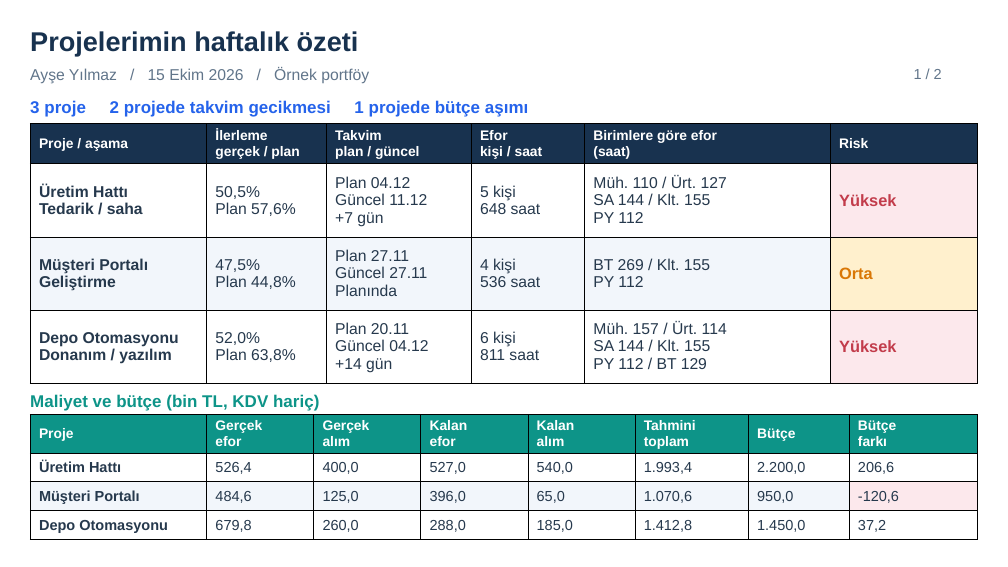
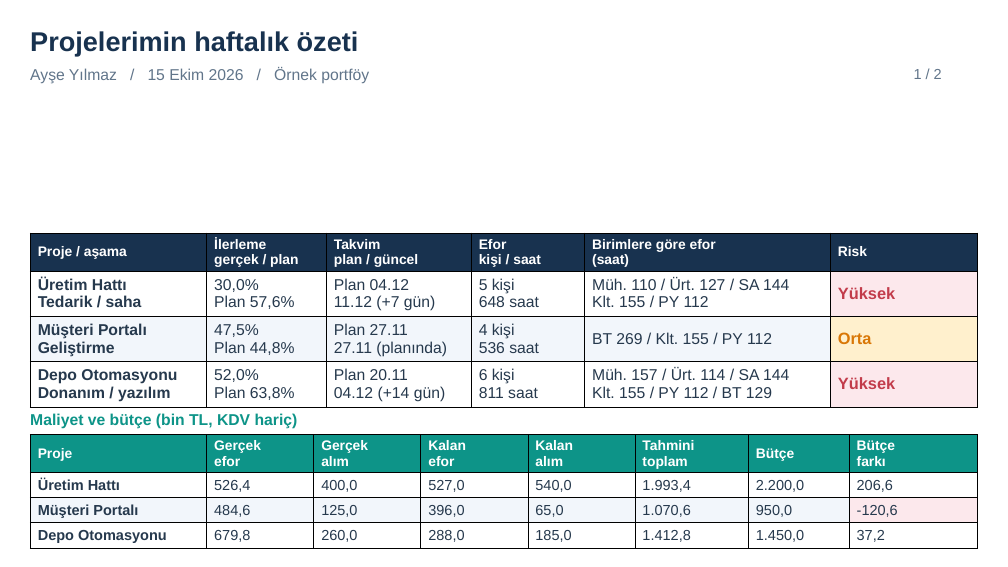
Before and after one commit to ermvrs/proje-takvimi, a slide deck: slide 1 of Proje_Sunumu.pptx. Drawn at 1008x567 pixels with LibreOffice and Linux fonts; fonts in the diff are those of the drawing. Boxes give left, top, right and bottom in pixels: in the first picture for what was removed or moved away, otherwise in the second. Text is boxed around its words. In the diff, an @@ line names an element or a change of style, - is before the commit and + after.

```diff
--- a/Proje_Sunumu.pptx
+++ b/Proje_Sunumu.pptx
@@ text removed at bbox=[30, 100, 528, 117] @@
-3 proje 2 projede takvim gecikmesi 1 projede bütçe aşımı
@@ table at bbox=[30, 233, 978, 407] @@
-row 2, column 2: 50,5% / Plan 57,6%
+row 2, column 2: 30,0% / Plan 57,6%
-row 2, column 3: Plan 04.12 / Güncel 11.12 / +7 gün
+row 2, column 3: Plan 04.12 / 11.12 (+7 gün)
-row 3, column 3: Plan 27.11 / Güncel 27.11 / Planında
+row 3, column 3: Plan 27.11 / 27.11 (planında)
-row 4, column 3: Plan 20.11 / Güncel 04.12 / +14 gün
+row 4, column 3: Plan 20.11 / 04.12 (+14 gün)
@@ table: place and size @@
-table at bbox=[30, 123, 978, 383]
+table at bbox=[30, 233, 978, 407]
@@ text "Maliyet ve bütçe (bin TL, ...": place and size @@
-text "Maliyet ve bütçe (bin TL, ..." at bbox=[30, 394, 319, 411]
+text "Maliyet ve bütçe (bin TL, ..." at bbox=[30, 413, 298, 429]
@@ text "Maliyet ve bütçe (bin TL, ..." at bbox=[30, 413, 298, 429]: size 20.2 to 18.8 pt @@
@@ table: place and size @@
-table at bbox=[30, 414, 978, 537]
+table at bbox=[30, 435, 978, 548]
```
Also in this commit, not shown: 1 other slide changed, 4 other files.
